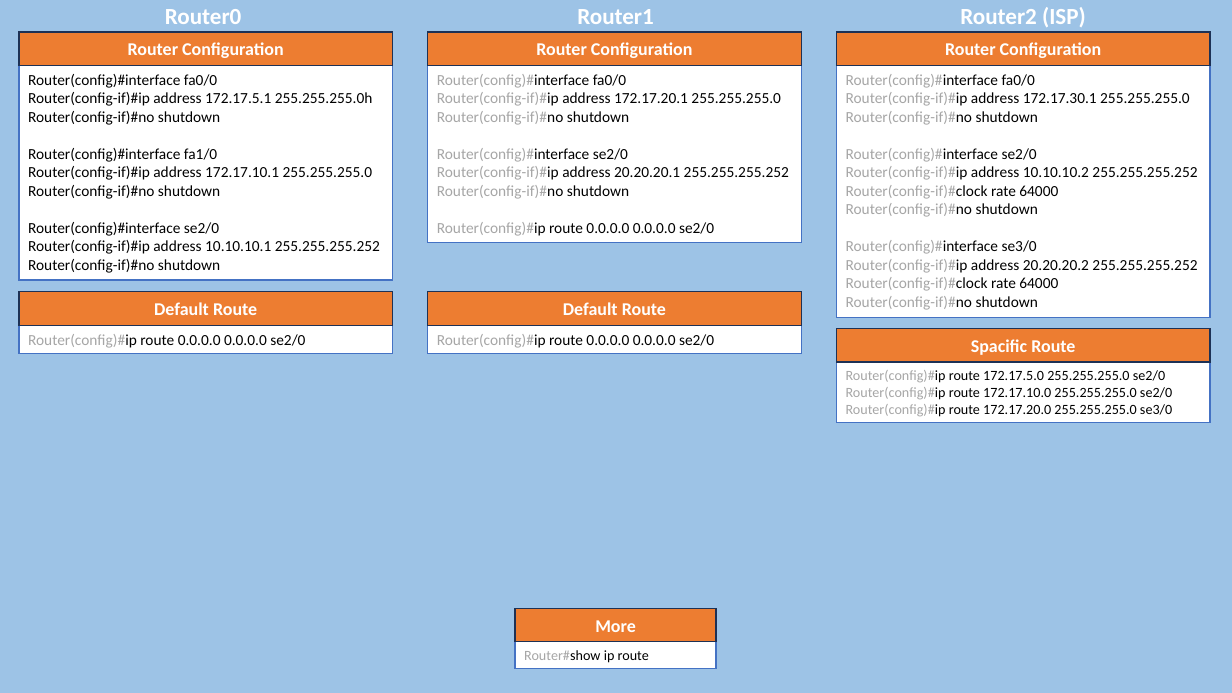
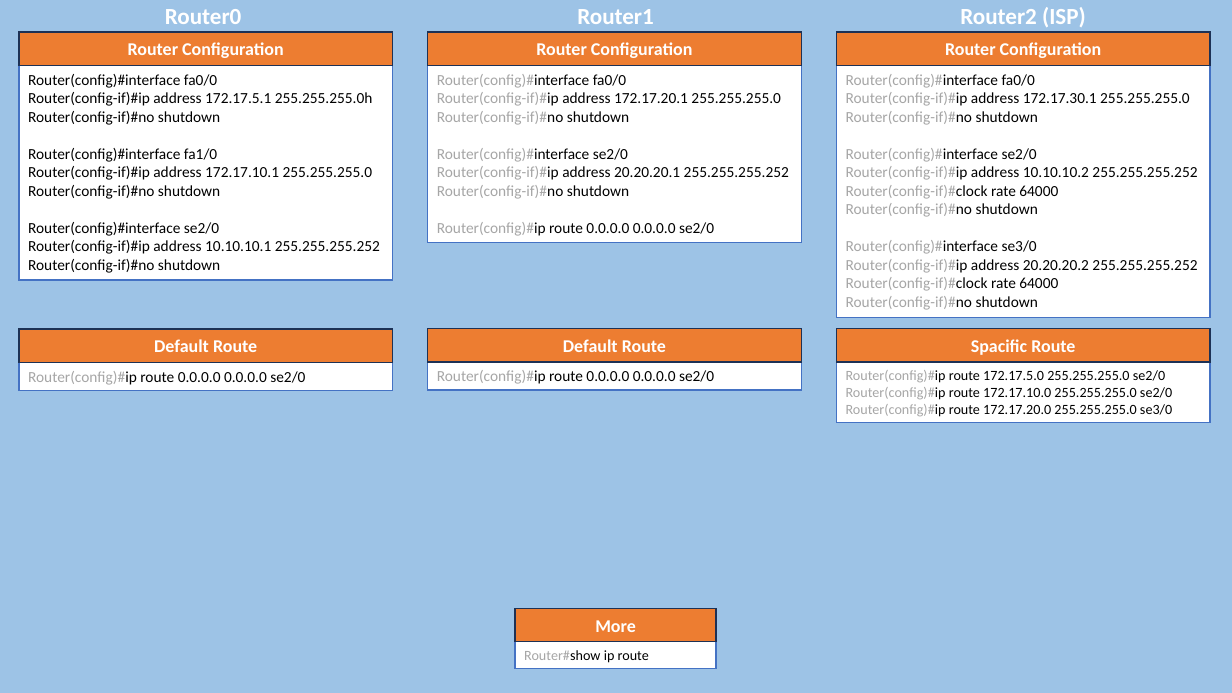
Before and after one commit to AntorPi314/MySave, a slide deck: slide 26 of Lab/Networking Lab/Final Assignment/Networking Lab (Final).pptx. Drawn at 1232x693 pixels with LibreOffice and Linux fonts; fonts in the diff are those of the drawing. Boxes give left, top, right and bottom in pixels: in the first picture for what was removed or moved away, otherwise in the second. Text is boxed around its words. In the diff, an @@ line names an element or a change of style, - is before the commit and + after.

```diff
--- a/Lab/Networking Lab/Final Assignment/Networking Lab (Final).pptx
+++ b/Lab/Networking Lab/Final Assignment/Networking Lab (Final).pptx
@@ 4 rectangles: place and size @@
-4 rectangles at bbox=[19, 292, 801, 353]
+4 rectangles at bbox=[19, 328, 801, 390]
```
Also in this commit, not shown: 4 other slides changed, 3 slides added, 3 slides removed, 3 other files.
